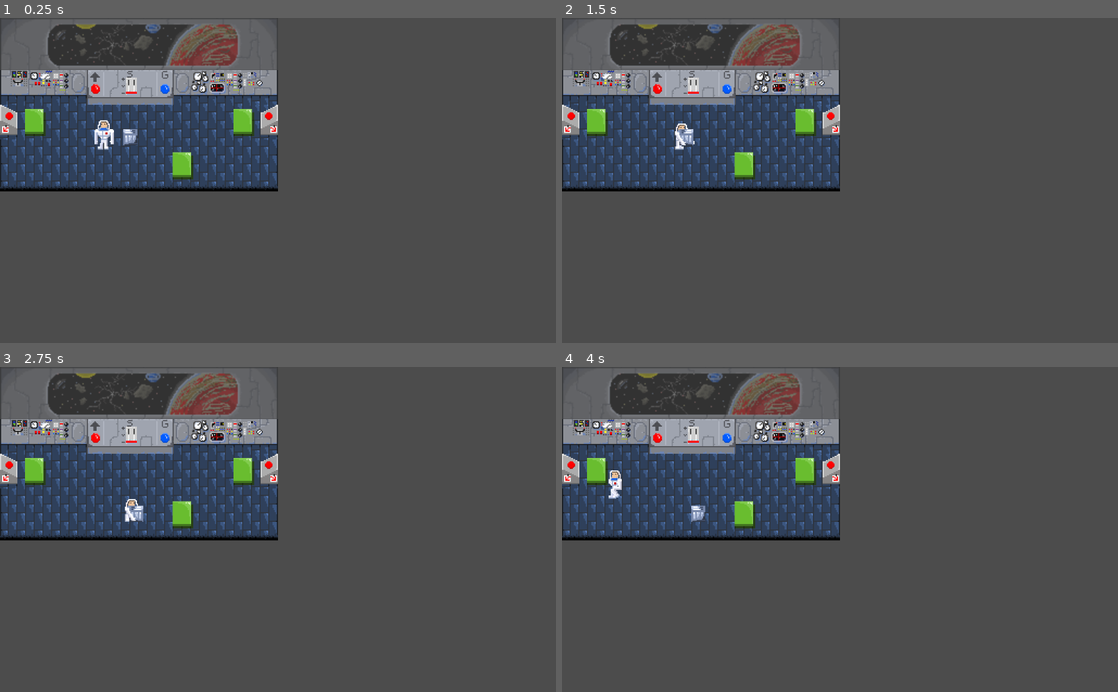
Above: before the commit, frames 1-4 (two rows, left to right).
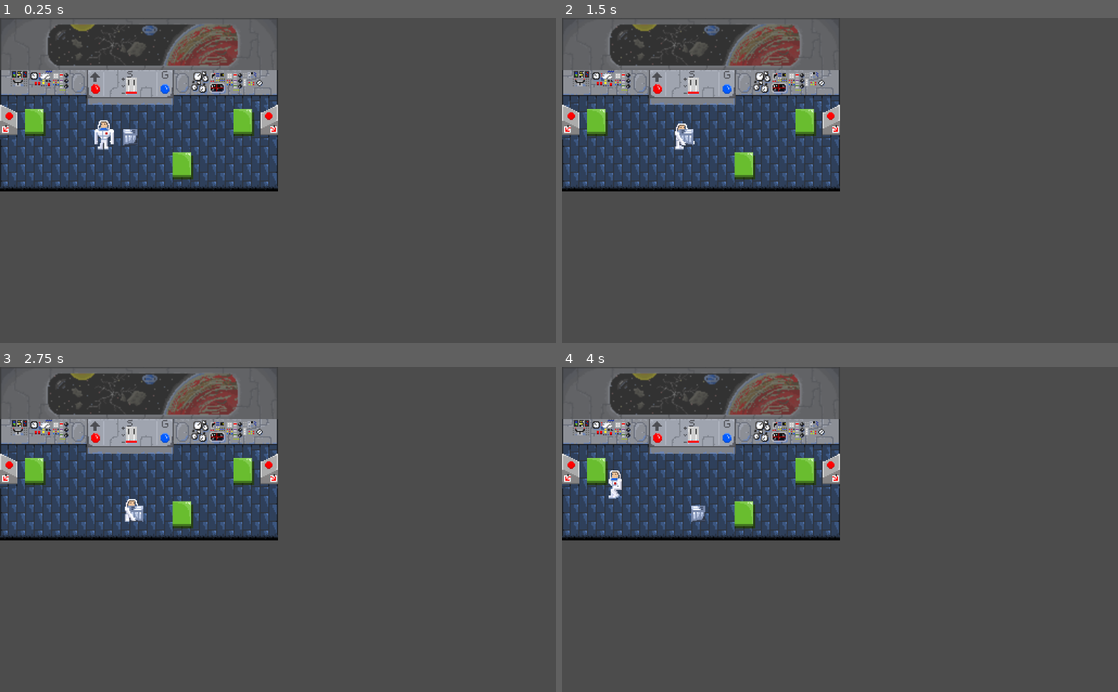
Above: after the commit, the same moments.

Repository: lpavezb/MidnightSnack
Game: Godot game, scene res://scenes/Nave.tscn
Same seed, same stepped clock (60 frames per second), same inputs: the game is played once before the commit and once after it. This scene is started directly instead of the project's main scene.
Inputs:
- Up to frame 1 (0.25 s): no input
- Up to frame 2 (1.5 s): hold Right (right) 0.53-1.28 s; tap Space (action) at 0.6, 1.35 s; hold Down (down) from 1.28 s (still down)
- Up to frame 3 (2.75 s): release Down (down) at 2.03 s; hold Right (right) from 2.03 s (still down); tap Space (action) at 2.1 s
- Up to frame 4 (4 s): release Right (right) at 2.78 s; hold Up (ui_up) 2.78-3.53 s; tap Space (action) at 2.85, 3.6 s; hold Left (left) from 3.53 s (still down)

The runs differ from the first frame. In frame 1, 0.8% of the frame differs, in the area x 8-43%, y 1-15%; in frame 2, 0.8%; in frame 3, 0.8%; in frame 4, 0.8%.

Commit message:
nada

Diff:
--- a/game/scenes/Main.tscn
+++ b/game/scenes/Main.tscn
@@ -126,10 +126,19 @@
 size_flags_horizontal = 0
 size_flags_vertical = 0
 __meta__ = {
-"_edit_group_": true
+"_edit_group_": true,
+"_edit_use_anchors_": false
 }
 
 [node name="Nave" parent="Escena2D/Contenedor" instance=ExtResource( 4 )]
+
+[node name="UI" type="MarginContainer" parent="Escena2D"]
+margin_left = -570.0
+margin_right = 40.0
+margin_bottom = 65.0
+__meta__ = {
+"_edit_use_anchors_": false
+}
 
 [node name="Nivel1" parent="." instance=ExtResource( 1 )]
 
--- a/game/scenes/Nave.tscn
+++ b/game/scenes/Nave.tscn
@@ -773,7 +773,7 @@
 texture = ExtResource( 2 )
 centered = false
 vframes = 4
-frame = 1
+frame = 3
 __meta__ = {
 "_edit_lock_": true
 }
